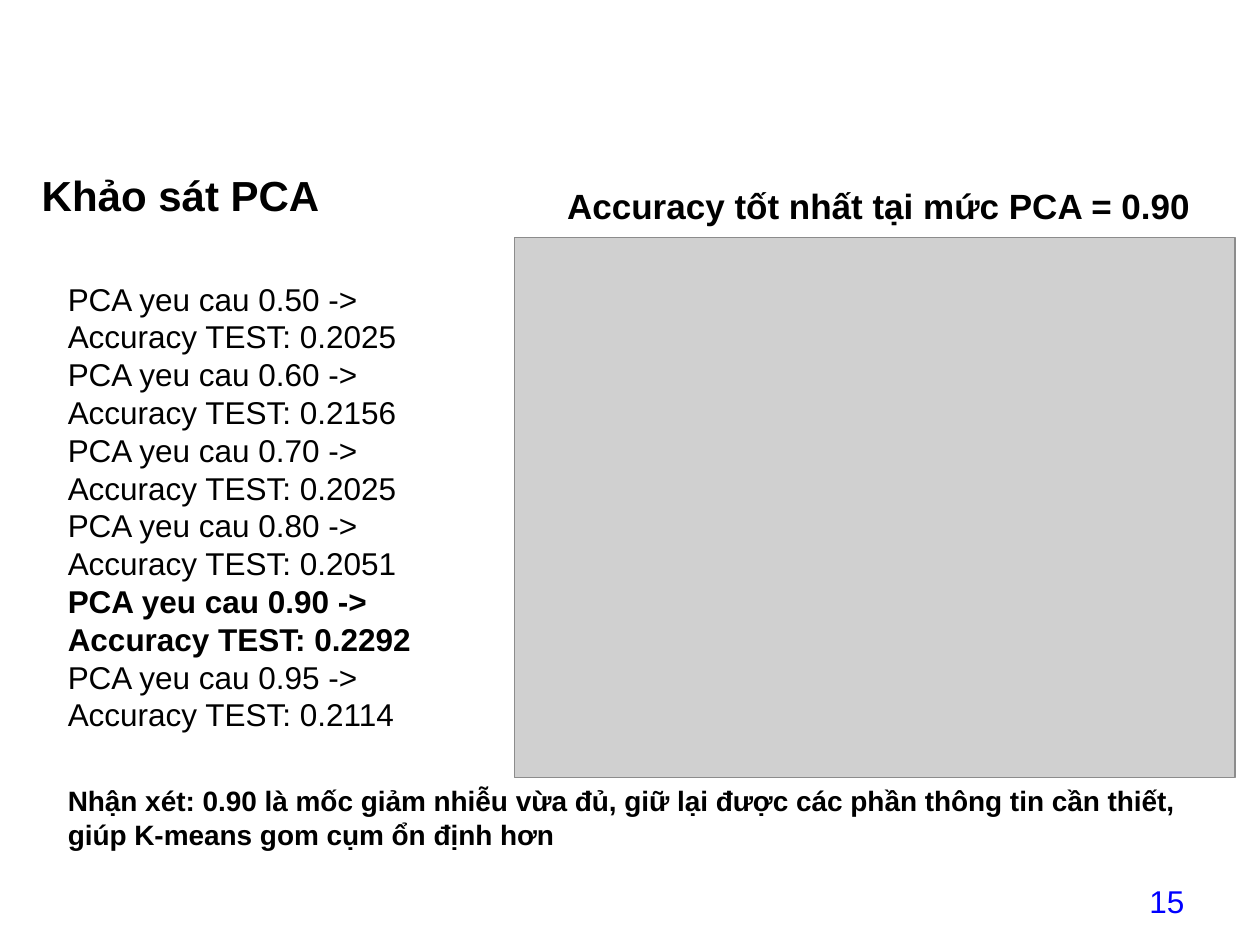
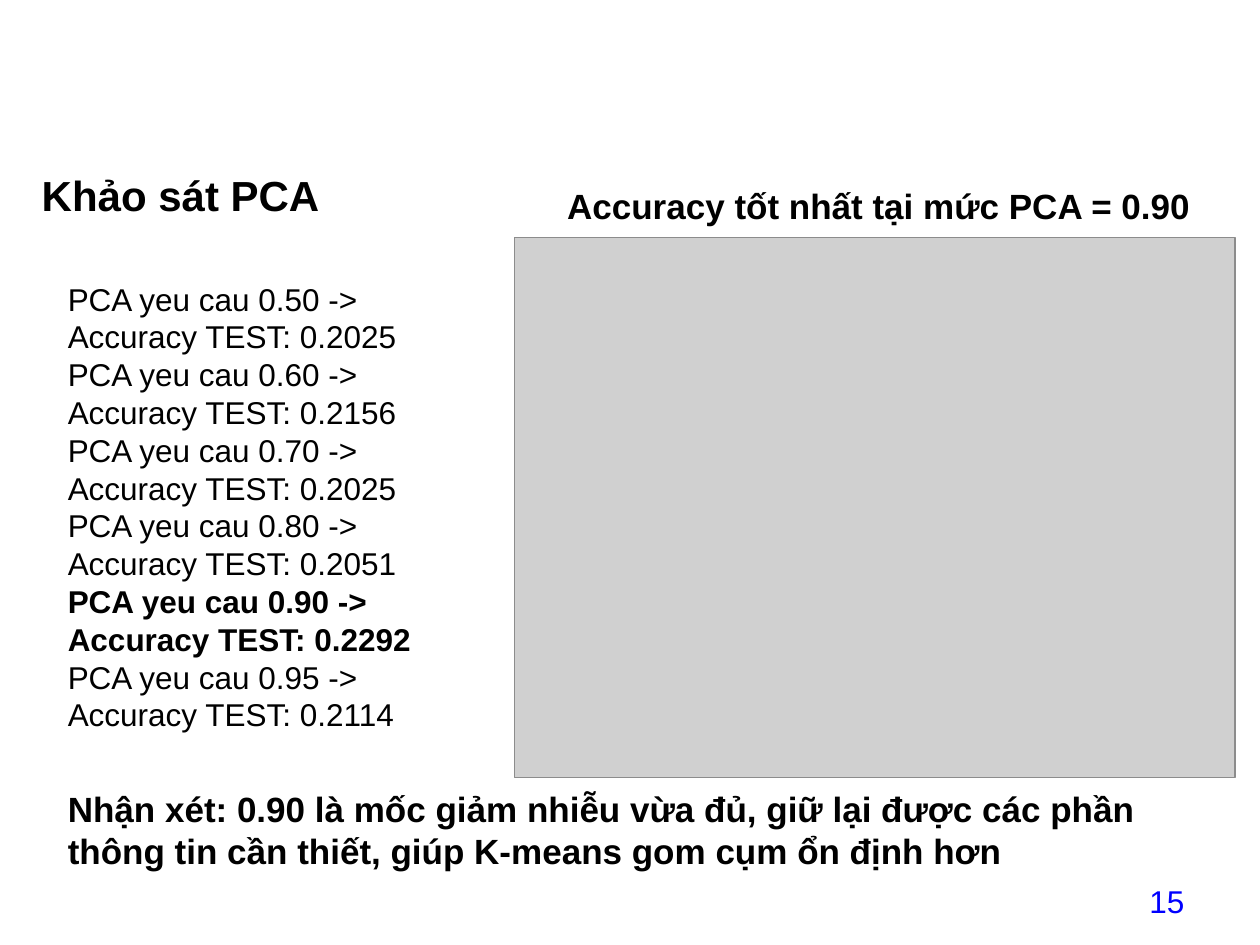
Before and after one commit to datdatnguyen2609/datdatnguyen2609, a slide deck: slide 15 of project/baitaplon/13_NguyenThanhDat211440519_baitaplon.pptx. Drawn at 1260x945 pixels with LibreOffice and Linux fonts; fonts in the diff are those of the drawing; grey boxes stand for pictures; background and template pictures are left out. Boxes give left, top, right and bottom in pixels: in the first picture for what was removed or moved away, otherwise in the second. Text is boxed around its words. In the diff, an @@ line names an element or a change of style, - is before the commit and + after.

```diff
--- a/project/baitaplon/13_NguyenThanhDat211440519_baitaplon.pptx
+++ b/project/baitaplon/13_NguyenThanhDat211440519_baitaplon.pptx
@@ text "Nhận xét: 0.90 là mốc ..." at (x1=68, y1=794, x2=1134, y2=871): size 16 to 20 pt @@
```
Also in this commit, not shown: 1 other slide changed, 4 slides added, 9 other files.
